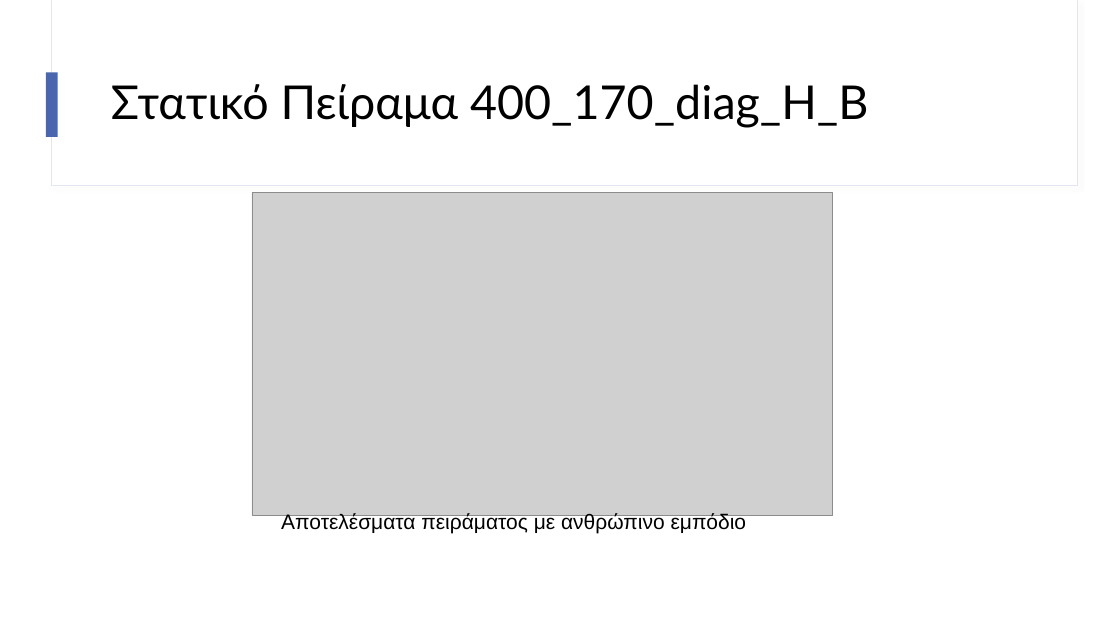
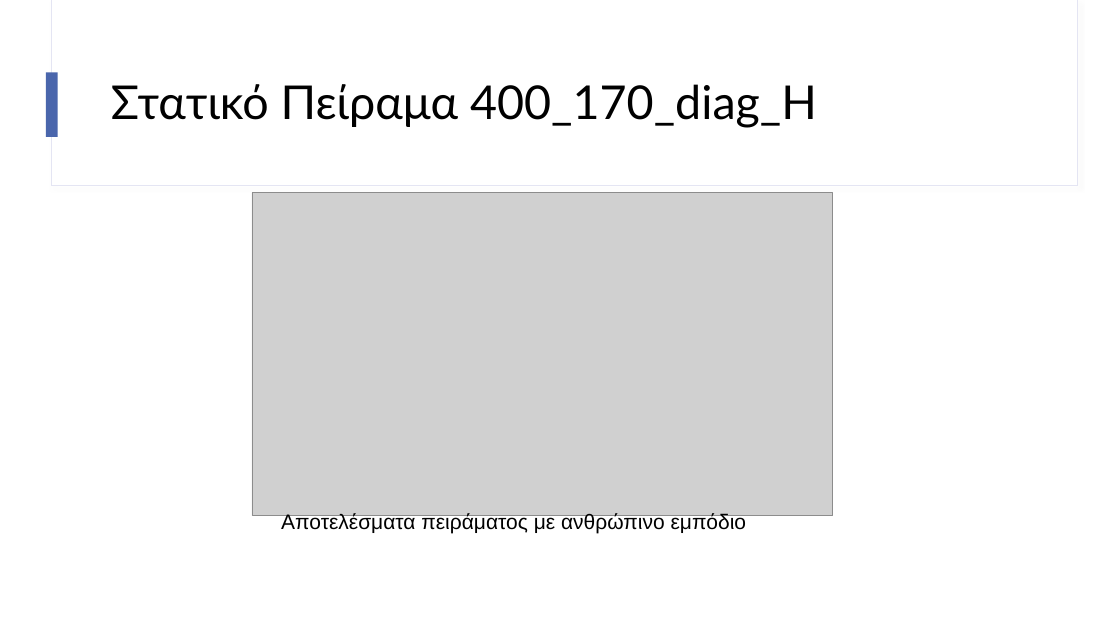
Before and after one commit to imanthoc/thesis, a slide deck: slide 25 of report/powerpoint/my_parousiasi.odp (slide 30 before the commit). Drawn at 1120x630 pixels with LibreOffice and Linux fonts; fonts in the diff are those of the drawing; grey boxes stand for pictures. Boxes give left, top, right and bottom in pixels: in the first picture for what was removed or moved away, otherwise in the second. Text is boxed around its words. In the diff, an @@ line names an element or a change of style, - is before the commit and + after.

```diff
--- a/report/powerpoint/my_parousiasi.odp
+++ b/report/powerpoint/my_parousiasi.odp
@@ title at bbox=[111, 84, 817, 128]: text changed @@
-Στατικό Πείραμα 400_170_diag_H_B
+Στατικό Πείραμα 400_170_diag_H
```
Also in this commit, not shown: 27 other slides changed, 5 slides removed, 4 other files.
